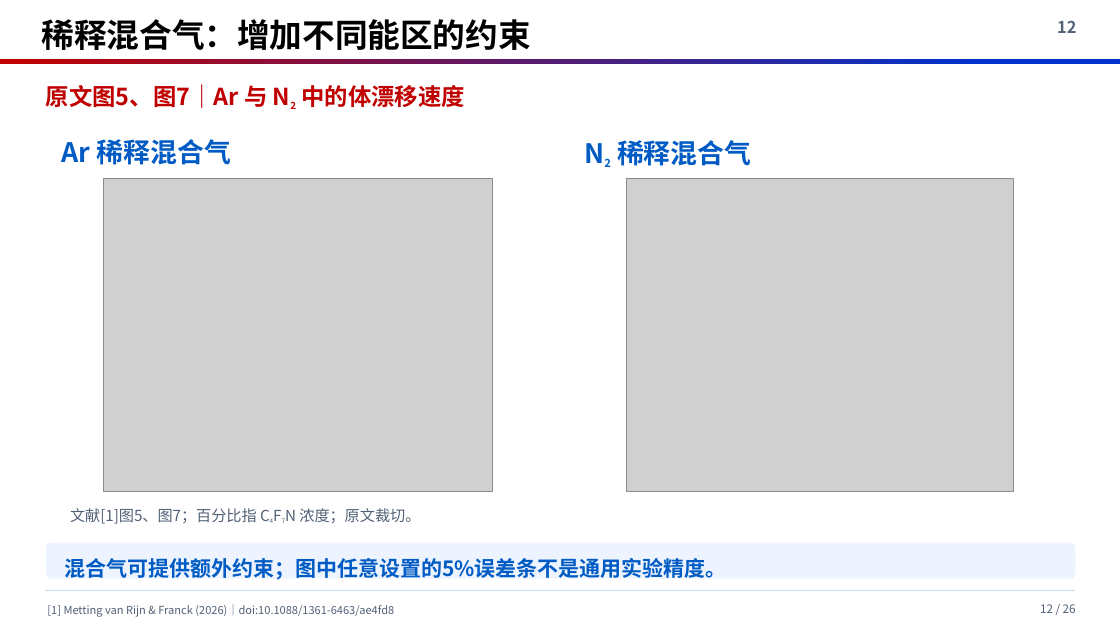
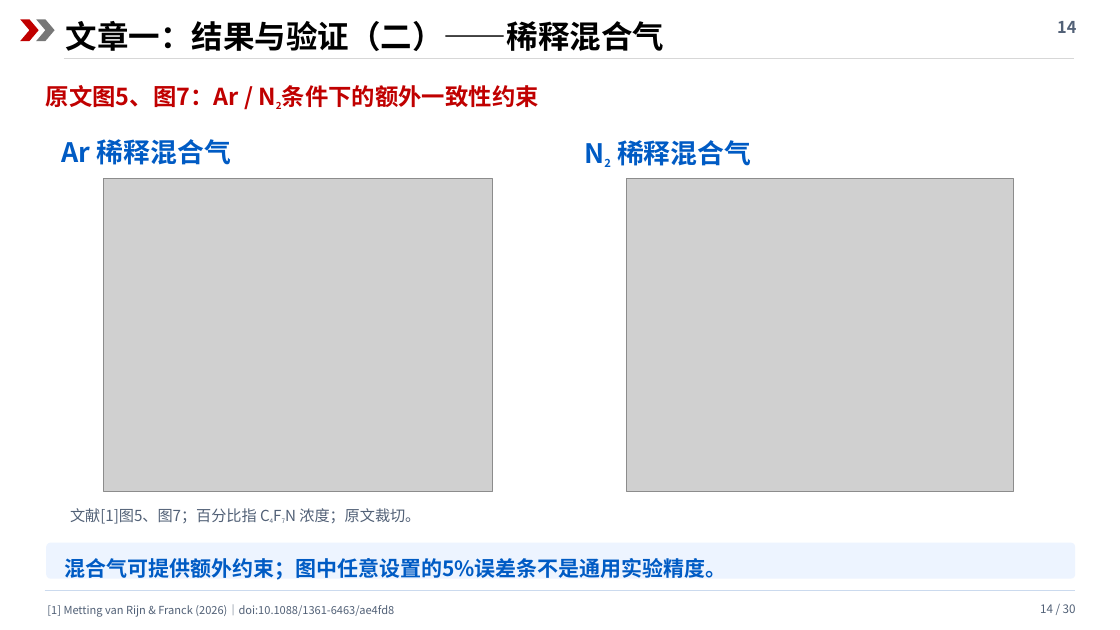
Before and after one commit to cass1223/cassbook, a slide deck: slide 14 of presentations/c4f7n/c4f7n_review.pptx (slide 12 before the commit). Drawn at 1120x630 pixels with LibreOffice and Linux fonts; fonts in the diff are those of the drawing; grey boxes stand for pictures. Boxes give left, top, right and bottom in pixels: in the first picture for what was removed or moved away, otherwise in the second. Text is boxed around its words. In the diff, an @@ line names an element or a change of style, - is before the commit and + after.

```diff
--- a/presentations/c4f7n/c4f7n_review.pptx
+++ b/presentations/c4f7n/c4f7n_review.pptx
@@ rectangle added at (0, 0, 1120, 71), fill #FFFFFF @@
@@ chevron added at (20, 19, 39, 41), fill #C00000 @@
@@ chevron added at (36, 19, 55, 41), fill #777777 @@
@@ text at (66, 21, 665, 51): text changed; size 28 to 27 pt @@
-稀释混合气：增加不同能区的约束
+文章一：结果与验证（二）——稀释混合气
@@ rectangle removed at (1008, 0, 1120, 55) @@
@@ text at (1057, 21, 1076, 33): text changed @@
-12
+14
@@ line added from (64, 58) to (1074, 58), #D7D7D7 0.7 pt @@
@@ text at (46, 85, 239, 107): text changed @@
-原文图5、图7｜Ar 与 N2 中的体漂移速度
+原文图5、图7：Ar / N2条件下的额外一致性约束
@@ text at (1040, 604, 1076, 613): text changed @@
-12 / 26
+14 / 30
```
Also in this commit, not shown: 16 other slides changed, 13 slides added, 9 slides removed, 4 other files.
